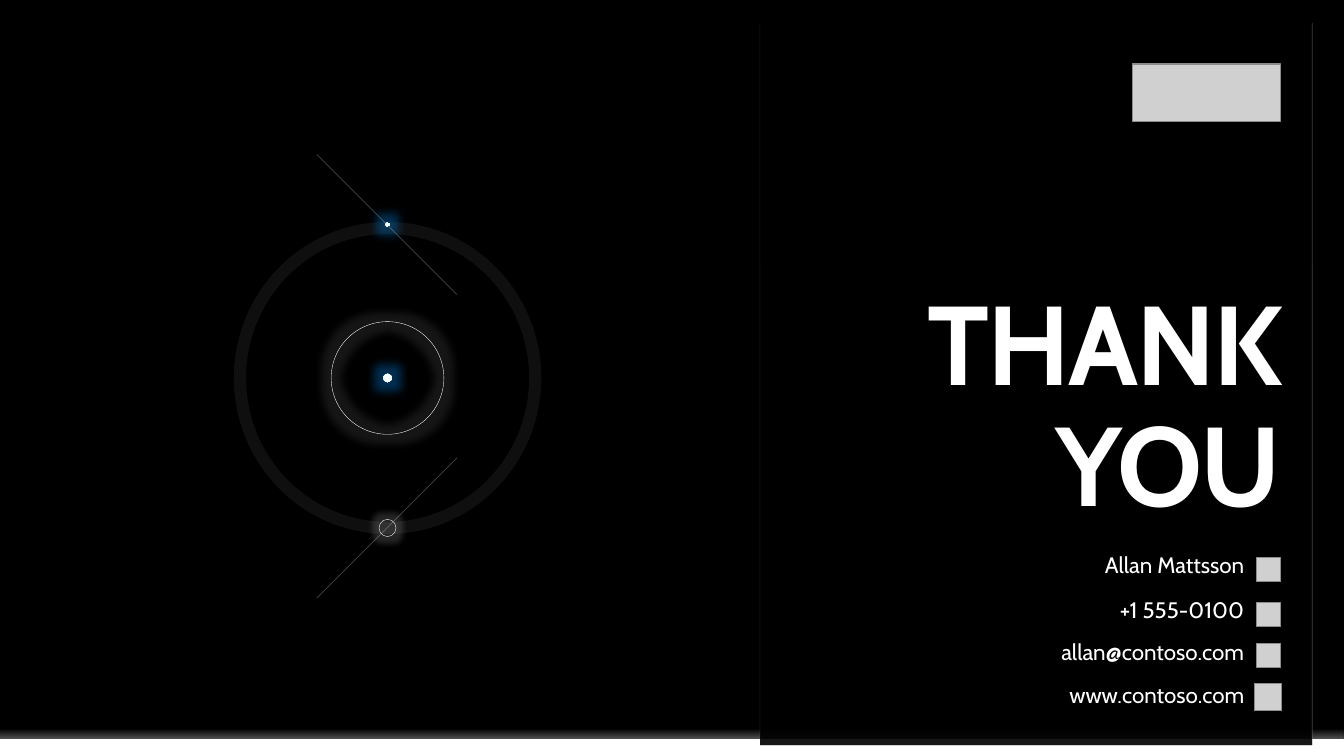
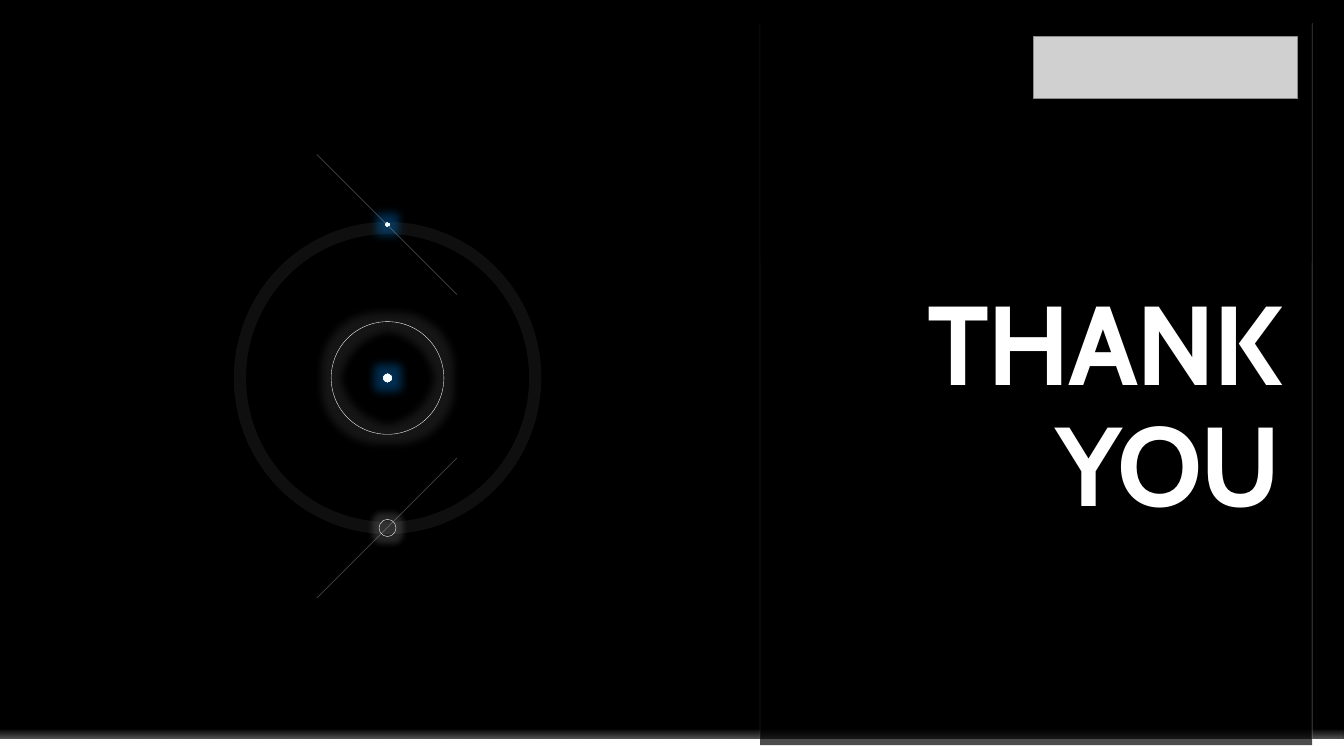
Before and after one commit to envyst/sign-language-application, a slide deck: slide 12 of laporan/Sign Language App Project Presentation.pptx. Drawn at 1344x756 pixels with LibreOffice and Linux fonts; fonts in the diff are those of the drawing; grey boxes stand for pictures; background and template pictures are left out. Boxes give left, top, right and bottom in pixels: in the first picture for what was removed or moved away, otherwise in the second. Text is boxed around its words. In the diff, an @@ line names an element or a change of style, - is before the commit and + after.

Commit message:
replace ppt

```diff
--- a/laporan/Sign Language App Project Presentation.pptx
+++ b/laporan/Sign Language App Project Presentation.pptx
@@ picture added at [1033,37,1298,99] @@
@@ rectangle added at [1125,62,1289,128], fill #000000 @@
@@ picture removed at [1132,65,1280,122] @@
@@ rectangle removed at [760,262,1313,745] @@
@@ subtitle removed at [1105,556,1244,574] @@
-Allan Mattsson
@@ picture removed at [1257,558,1281,582] @@
@@ text removed at [1120,602,1244,619] @@
-+1 555-0100
@@ picture removed at [1257,603,1281,627] @@
@@ text removed at [1061,643,1244,662] @@
-allan@contoso.com
@@ picture removed at [1257,643,1281,667] @@
@@ text removed at [1069,689,1244,704] @@
-www.contoso.com
@@ picture removed at [1255,684,1282,711] @@
```
